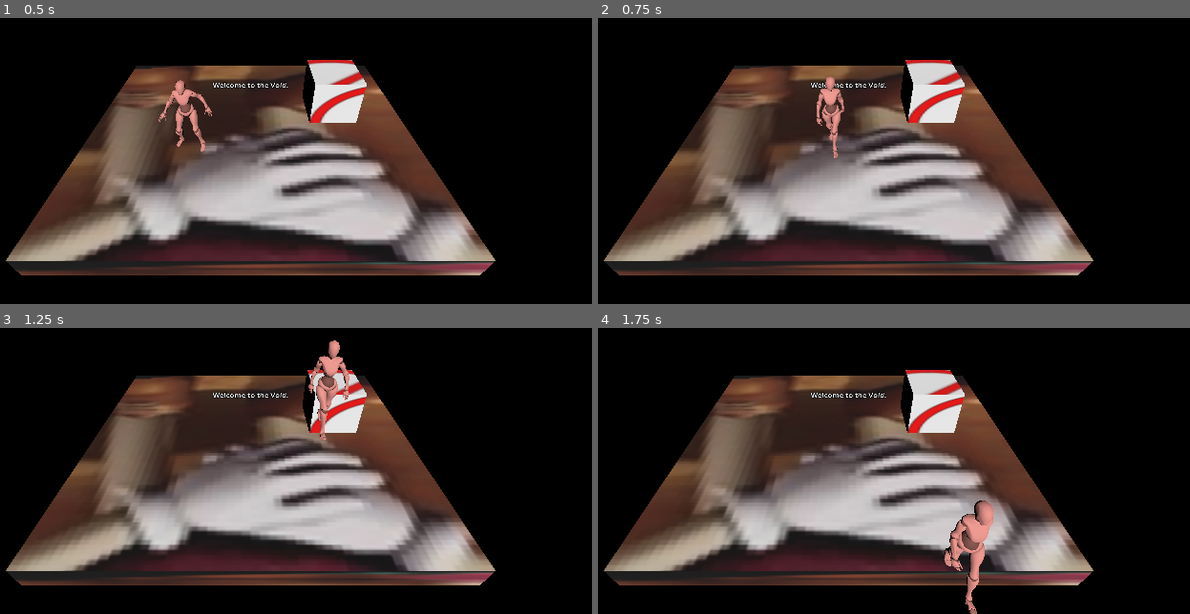
Above: before the commit, frames 1-4 (two rows, left to right).
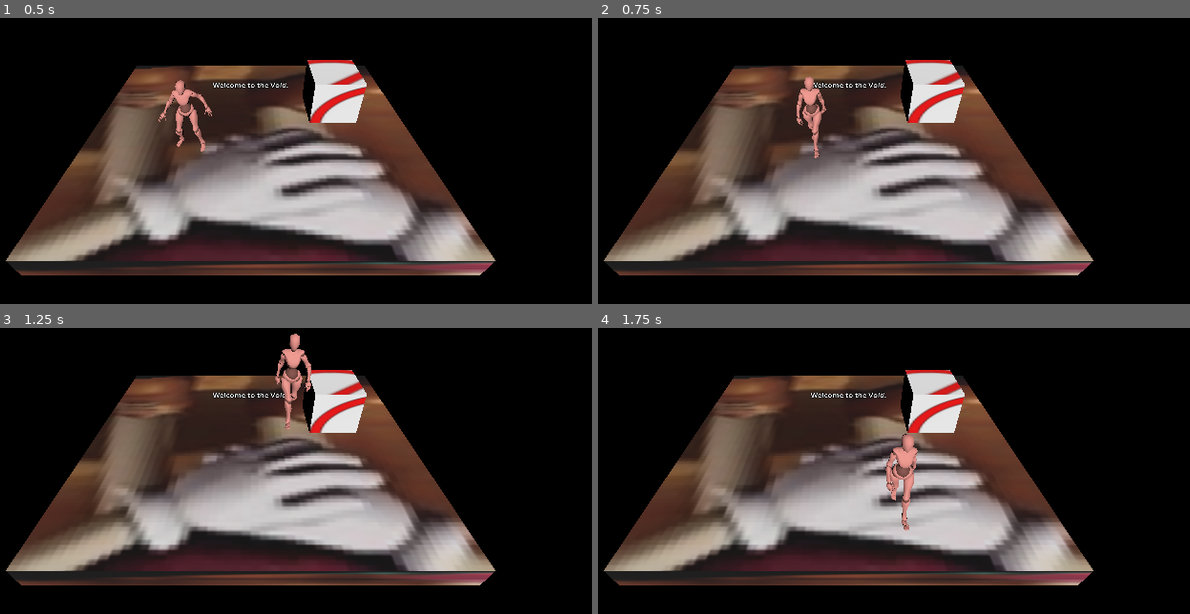
Above: after the commit, the same moments.

Repository: DeanLemans/My-3D-project
Game: Godot game, scene res://scenes/main.tscn
Two runs of this game, one before a commit and one after it. Both use one fixed random seed, a clock stepped at 60 frames per second and the inputs below.
Inputs:
- Up to frame 1 (0.5 s): no input
- Up to frame 2 (0.75 s): tap Enter at 0.5 s; hold D (right) from 0.53 s (still down)
- Up to frame 3 (1.25 s): keep holding D (right); tap Space (jump) at 0.77 s
- Up to frame 4 (1.75 s): release D (right) at 1.28 s; hold Down (down) from 1.28 s (still down); tap Space (jump) at 1.52 s

Frame 1 is identical in both runs. In frame 2, 1.1% of the frame differs, in the area x 33-42%, y 20-49%; in frame 3, 1.7%; in frame 4, 2.3%, in the area x 48-67%, y 37-100%.

Commit message:
Update player.gd

Diff:
--- a/scenes/player.gd
+++ b/scenes/player.gd
@@ -2,9 +2,11 @@
 
 @onready var animation_player = $Node3D/mixamo_base/AnimationPlayer
 
-const SPEED = 5.0
+const SPEED = 3.0
 const JUMP_VELOCITY = 4.5
 
+var walking_speed = 3.0
+var running_speed = 4.0
 
 func _physics_process(delta: float) -> void:
 	# Add the gravity.
